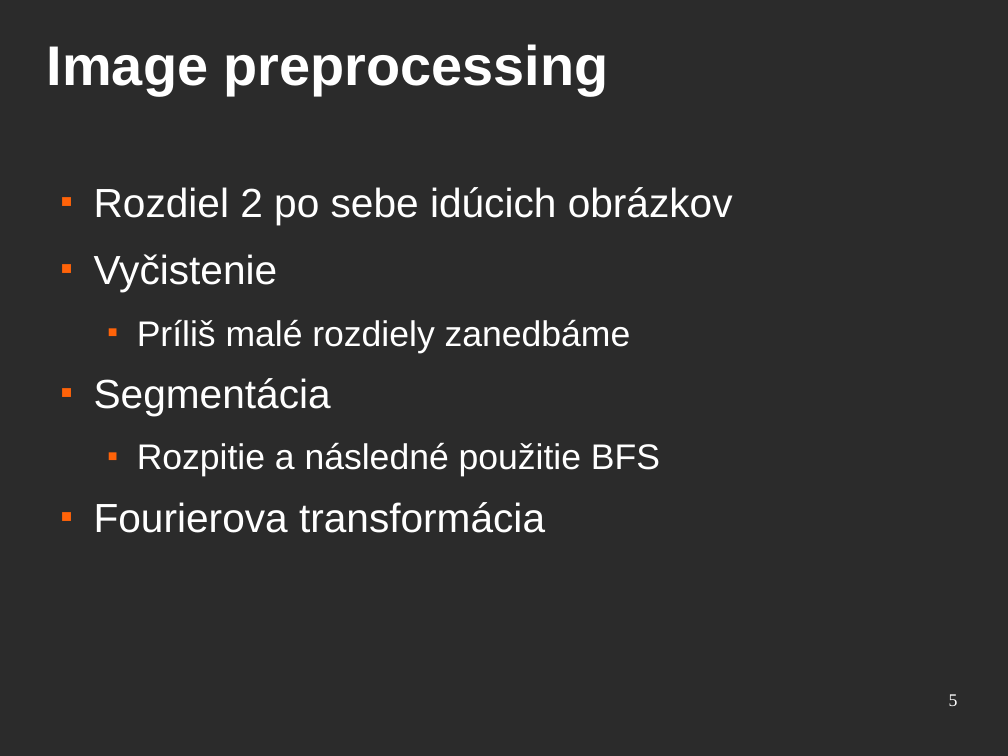
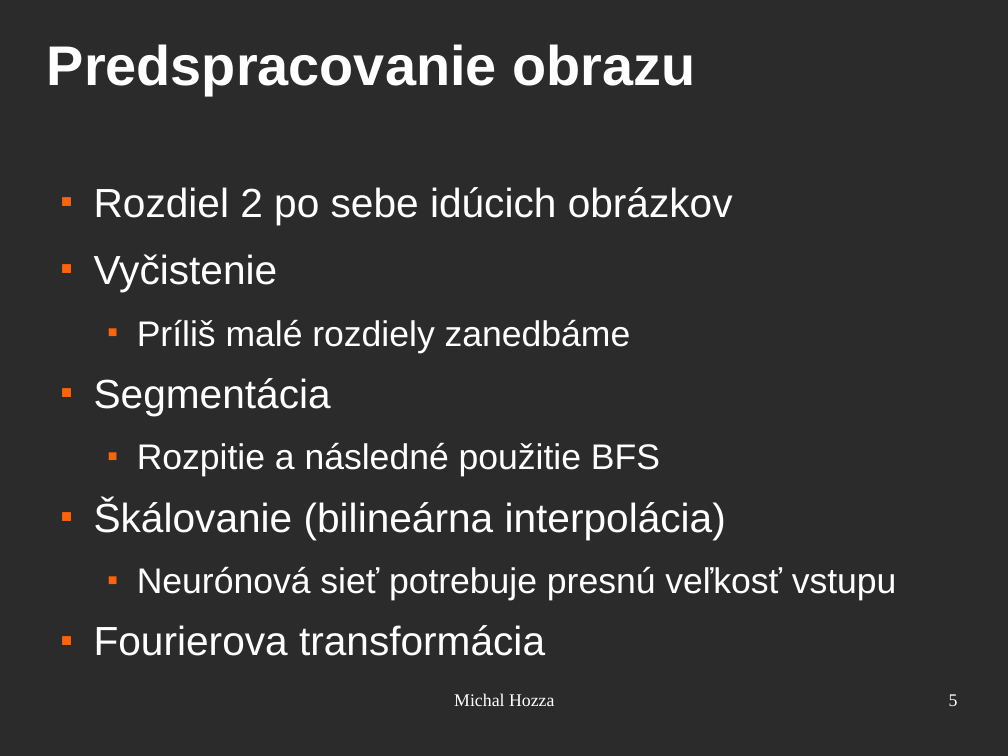
Before and after one commit to mhozza/HandControl_BachelorThesis, a slide deck: slide 5 of prezentacia/handcontrol.odp. Drawn at 1008x756 pixels with LibreOffice and Linux fonts; fonts in the diff are those of the drawing; background and template pictures are left out; a plain dark background stands for a picture behind light text. Boxes give left, top, right and bottom in pixels: in the first picture for what was removed or moved away, otherwise in the second. Text is boxed around its words. In the diff, an @@ line names an element or a change of style, - is before the commit and + after.

```diff
--- a/prezentacia/handcontrol.odp
+++ b/prezentacia/handcontrol.odp
@@ title at (x1=47, y1=44, x2=695, y2=95): text changed @@
-Image preprocessing
+Predspracovanie obrazu
@@ text at (x1=94, y1=499, x2=897, y2=601): paragraphs added @@
+■ Škálovanie (bilineárna interpolácia)
+  ■ Neurónová sieť potrebuje presnú veľkosť vstupu
@@ text added at (x1=454, y1=693, x2=554, y2=706), 14 pt, text #FFFFFF @@
+Michal Hozza
```
Also in this commit, not shown: 8 other slides changed, 4 slides added, 2 slides removed, 7 other files.
